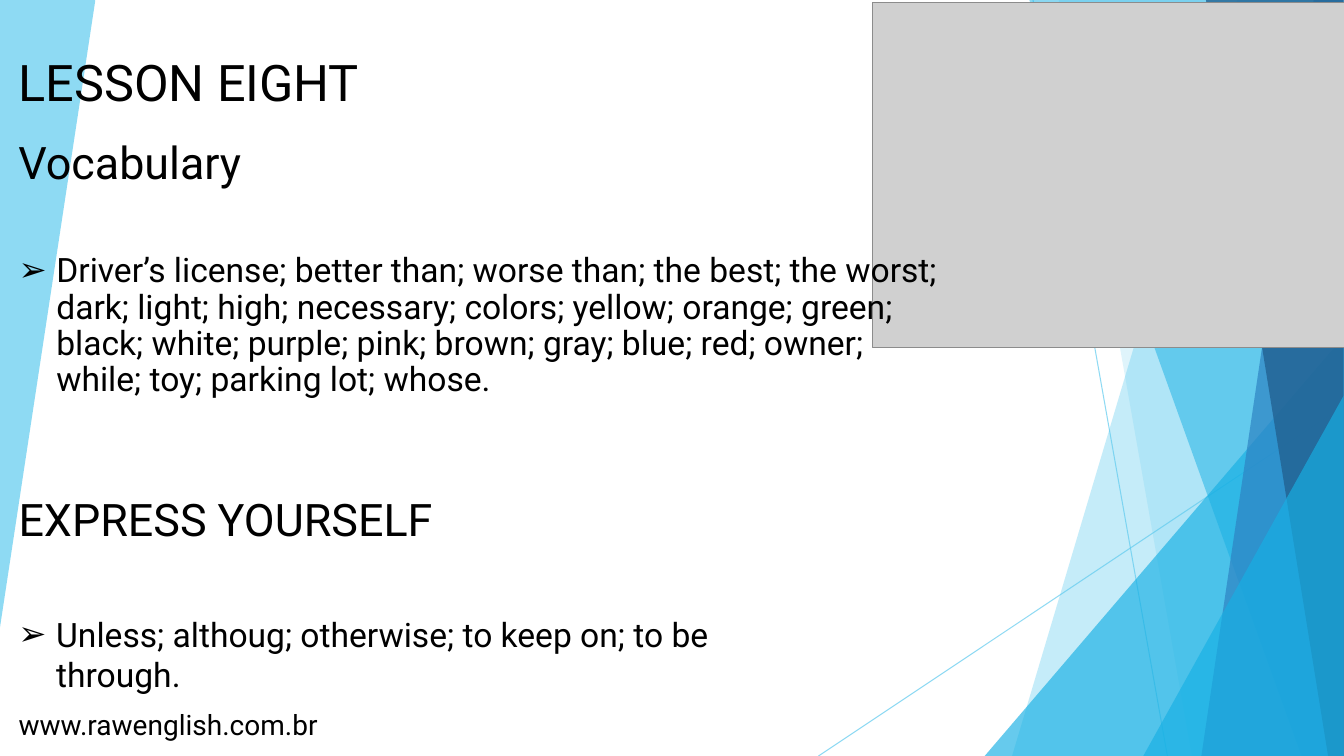
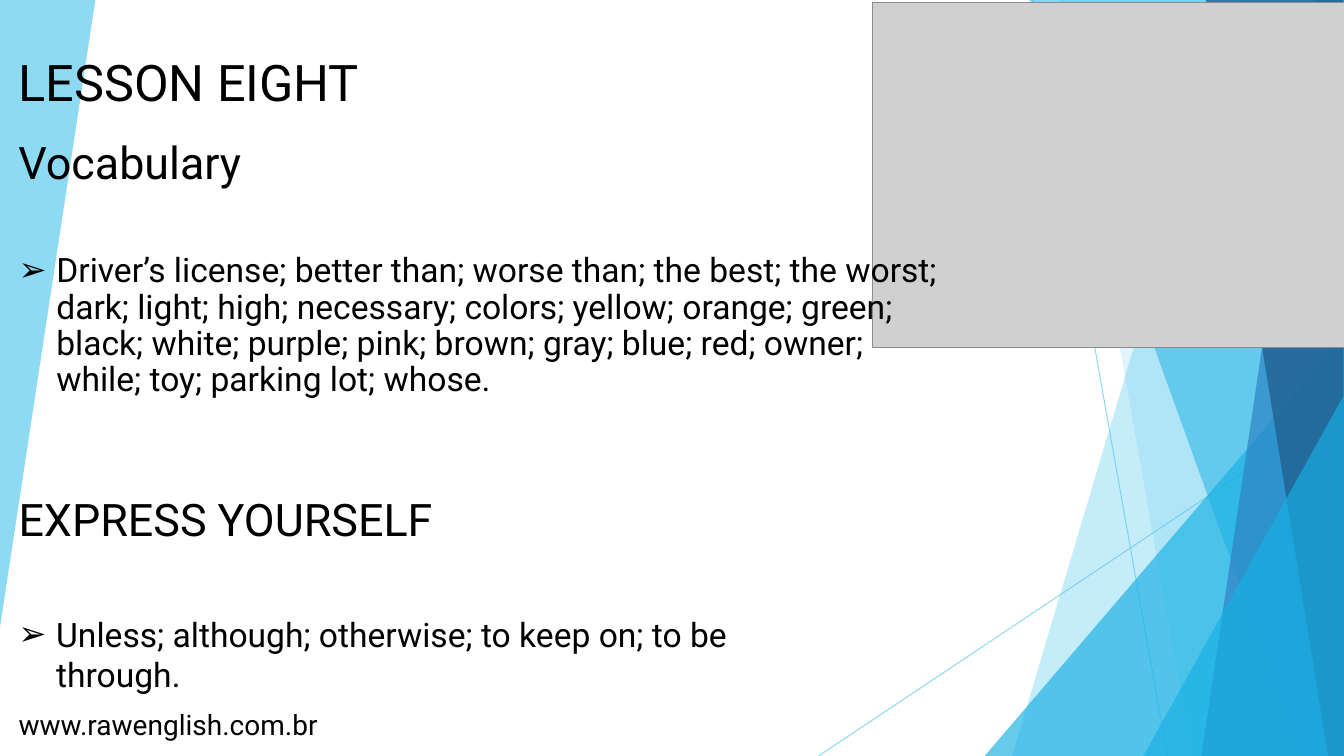
Before and after one commit to rawdre/ai-consulting, a slide deck: slide 28 of books/book-three-raw-english.pptx (slide 20 before the commit). Drawn at 1344x756 pixels with LibreOffice and Linux fonts; fonts in the diff are those of the drawing; grey boxes stand for pictures. Boxes give left, top, right and bottom in pixels: in the first picture for what was removed or moved away, otherwise in the second. Text is boxed around its words. In the diff, an @@ line names an element or a change of style, - is before the commit and + after.

```diff
--- a/books/book-three-raw-english.pptx
+++ b/books/book-three-raw-english.pptx
@@ text at box(56, 621, 727, 694): text changed @@
-➢ Unless; althoug; otherwise; to keep on; to be through.
+➢ Unless; although; otherwise; to keep on; to be through.
```
Also in this commit, not shown: 6 other slides changed, 10 slides added.
